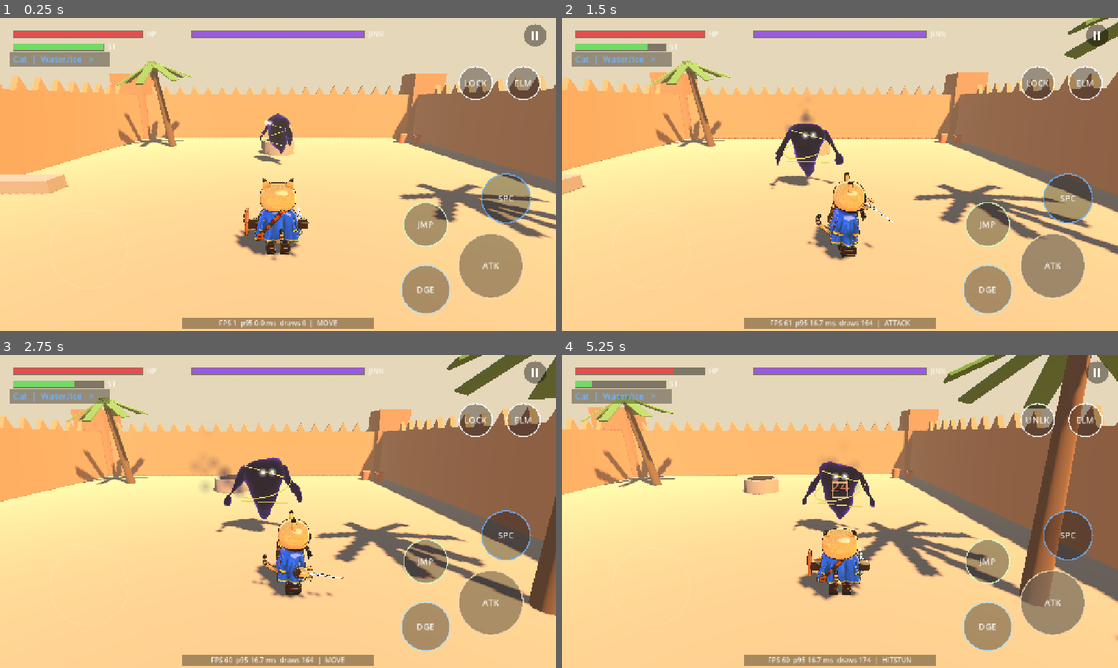
Above: before the commit, frames 1-4 (two rows, left to right).
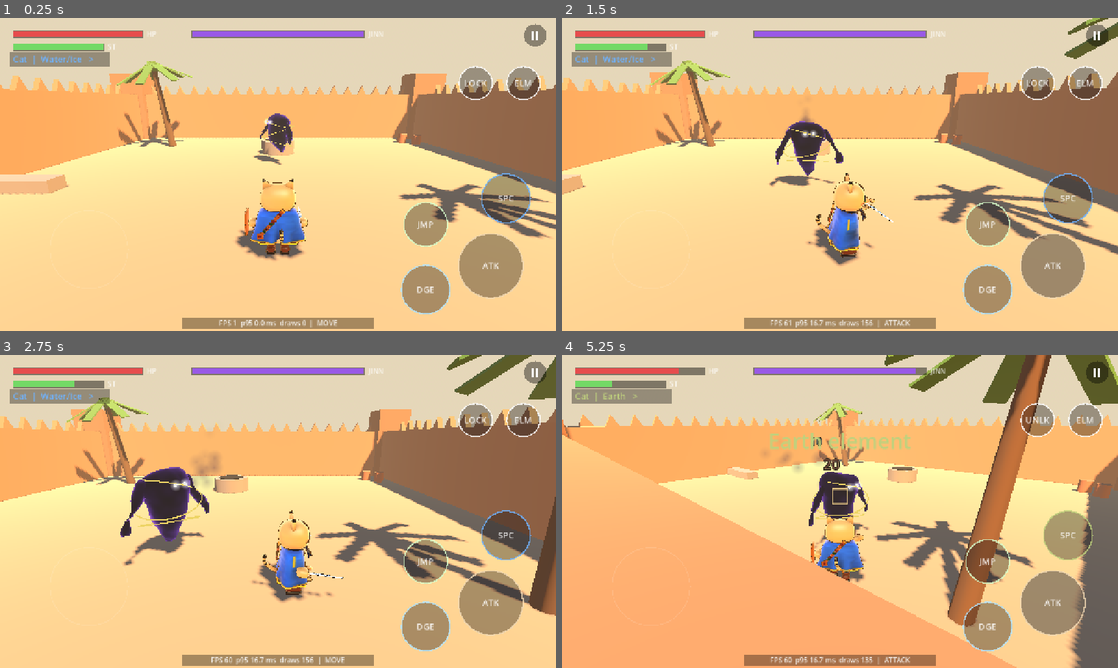
Above: after the commit, the same moments.

Repository: hafid753-rgb/desertgame
Game: Godot game, scene res://game/main.tscn
The game is run twice, just before and just after one commit, with the same random seed, the same clock (stepped at 60 frames per second) and the same inputs.
Inputs (mouse positions are in pixels of both pictures, inside the frame that each line leads up to):
- Up to frame 1 (0.25 s): no input
- Up to frame 2 (1.5 s): tap Enter at 0.5 s; move the mouse to (962, 158) at 0.52 s; hold D (move_right) 0.53-1.25 s; tap F (act) at 0.6 s; click (962, 158) at 0.67 s; tap Space (jump) at 0.77 s; tap 1 (species) at 0.8 s; drag from (728, 190) to (812, 237) at 1.27 s
- Up to frame 3 (2.75 s): move the mouse to (333, 442) at 2.02 s; hold D (move_right) from 2.03 s (still down); tap F (act) at 2.1 s; tap 1 (species) at 2.3 s
- Up to frame 4 (5.25 s): release D (move_right) at 2.75 s; drag from (812, 574) to (673, 464) at 2.77 s; move the mouse to (1006, 558) at 3.52 s; hold A (move_left) 3.53-4.25 s; tap Q (cycle_target) at 3.6 s; tap Space (jump) at 3.77 s; tap 1 (species) at 3.8 s; drag from (673, 464) to (756, 433) at 4.27 s; move the mouse to (867, 511) at 5.02 s; hold S (move_back) from 5.03 s (still down); tap E (element) at 5.1 s; click (867, 511) at 5.17 s

The runs differ from the first frame. In frame 1, 1.2% of the frame differs, in the area x 42-56%, y 30-77%; in frame 2, 1.4%; in frame 3, 5.3%; in frame 4, 62%, in the area x 0-100%, y 0-100%.

Commit message:
v1.0: Nintendo-style storybook look, clean A-line daraa
- Lighting: wrapped diffuse with a soft cel step, light lavender shadows,
  warm soft rim; per-material presets (skin satin, fabric velvet sheen,
  glossy eyes, leather boots); thin warm outlines
- Faces: cheek blush, smooth decal markings, fused mitten hands
- Daraa: wide A-line boubou, few large soft folds, wavy hem with a rolled gold
  edge, gold sleeve seams, embroidered yoke, V slit and chest pocket; brighter
  bazin palettes (sky blue, white, royal indigo)
- Tagelmust turbans with a domed crown and crossing wraps; indigo hawli
- Fur kept as an option (CharacterArt.fur_enabled), off by default

Co-Authored-By: Claude Opus 5.5 <noreply@anthropic.com>
Claude-Session: https://claude.ai/code/session_01FJKj7YND72GBSTHM8TTJ61

Diff:
--- a/game/actors/player/creature_model.gd
+++ b/game/actors/player/creature_model.gd
@@ -56,6 +56,9 @@
 
 var _mat: ShaderMaterial
 var _cloth_mat: ShaderMaterial
+var _fabric_mat: ShaderMaterial
+var _gloss_mat: ShaderMaterial
+var _leather_mat: ShaderMaterial
 var _sword_mat: ShaderMaterial
 var enchanted: bool = false
 var _glow_mat: StandardMaterial3D
@@ -67,7 +70,11 @@
 
 func build(data: Dictionary) -> void:
 	_species_key = str(data["name"]).to_lower()
-	_mat = CharacterArt.toon_material(_outline_color(data))
+	var oc := _outline_color(data)
+	_mat = CharacterArt.toon_material(oc, 0.007, "skin")
+	_fabric_mat = CharacterArt.toon_material(oc, 0.007, "fabric")
+	_gloss_mat = CharacterArt.toon_material(oc, 0.0, "gloss")
+	_leather_mat = CharacterArt.toon_material(oc, 0.007, "leather")
 	var parts := CharacterArt.load_parts(ART_DIR + _species_key + ".glb")
 	var gear := CharacterArt.load_parts(ART_DIR + "equipment.glb")
 
@@ -115,6 +122,7 @@
 		shield = gear["Shield"]
 		(shield as MeshInstance3D).material_override = _mat
 	set_armed(false, true)
+	_apply_materials()
 	_attach_fur(parts)
 	for k in parts:
 		if (parts[k] as Node).get_parent() == null:
@@ -342,8 +350,9 @@
 	element_glow.scale = Vector3.ONE * (0.6 + charge * 0.5)
 
 	_flash = maxf(0.0, _flash - delta * 6.0)
-	_mat.set_shader_parameter("flash", _flash * 0.9)
-	_mat.set_shader_parameter("flash_color", _flash_color)
+	for m in [_mat, _fabric_mat, _leather_mat]:
+		m.set_shader_parameter("flash", _flash * 0.9)
+		m.set_shader_parameter("flash_color", _flash_color)
 
 
 func _hand(parts: Dictionary, prefix: String, pos: Vector3, table: Dictionary) -> Node3D:
@@ -360,6 +369,19 @@
 		pivot.add_child(mi)
 		table[pose] = mi
 	return pivot
+
+
+## Cloth reads matte with a velvet sheen, eyes glossy, boots leathery.
+func _apply_materials() -> void:
+	for n in [body, hawli, turban]:
+		if n is MeshInstance3D:
+			(n as MeshInstance3D).material_override = _fabric_mat
+	for n in [foot_r, foot_l, scabbard]:
+		if n is MeshInstance3D:
+			(n as MeshInstance3D).material_override = _leather_mat
+	for n in [eyes, eyes_closed]:
+		if n is MeshInstance3D:
+			(n as MeshInstance3D).material_override = _gloss_mat
 
 
 ## Shell fur meshes ("<Part>_fur") ride on their base part, so they follow
@@ -446,4 +468,4 @@
 
 func _outline_color(data: Dictionary) -> Color:
 	var fur: Color = data["fur"]
-	return fur.darkened(0.78)
+	return fur.darkened(0.62)
--- a/game/art/character_art.gd
+++ b/game/art/character_art.gd
@@ -14,7 +14,7 @@
 	"rabbit": [0.024, 78.0, 0.9, 0.35],
 }
 ## Global switch: vinyl (false) or flocked-fur (true) finish.
-static var fur_enabled := true
+static var fur_enabled := false
 
 
 ## Shell fur material for a species, or null for scaly ones.
@@ -35,12 +35,34 @@
 static func cloth_material() -> ShaderMaterial:
 	var m := ShaderMaterial.new()
 	m.shader = TOON_DOUBLE
+	preset(m, "fabric")
 	return m
 
 
-static func toon_material(outline_color: Color = Color(0.14, 0.08, 0.07), thickness: float = 0.012) -> ShaderMaterial:
+## Material presets for the soft storybook look.
+##   skin   satin, small soft highlight (heads, hands, ears, tails)
+##   fabric matte with a velvet sheen (daraa, hawli, sarouel)
+##   gloss  sharp highlight (eyes, boots' polish is "leather")
+##   leather a little sheen and a soft highlight
+const PRESETS := {
+	"skin": {"spec_strength": 0.16, "spec_power": 22.0, "spec_sharp": 0.0, "sheen_strength": 0.0, "rim_strength": 0.4},
+	"fabric": {"spec_strength": 0.0, "spec_power": 8.0, "spec_sharp": 0.0, "sheen_strength": 0.28, "rim_strength": 0.25},
+	"gloss": {"spec_strength": 0.9, "spec_power": 90.0, "spec_sharp": 1.0, "sheen_strength": 0.0, "rim_strength": 0.2},
+	"leather": {"spec_strength": 0.22, "spec_power": 30.0, "spec_sharp": 0.4, "sheen_strength": 0.1, "rim_strength": 0.25},
+}
+
+
+static func preset(m: ShaderMaterial, kind: String) -> ShaderMaterial:
+	var p: Dictionary = PRESETS.get(kind, PRESETS["skin"])
+	for k in p:
+		m.set_shader_parameter(k, p[k])
+	return m
+
+
+static func toon_material(outline_color: Color = Color(0.14, 0.08, 0.07), thickness: float = 0.007, kind: String = "skin") -> ShaderMaterial:
 	var m := ShaderMaterial.new()
 	m.shader = TOON
+	preset(m, kind)
 	if thickness > 0.0:
 		var o := ShaderMaterial.new()
 		o.shader = OUTLINE
--- a/tools/portrait.gd
+++ b/tools/portrait.gd
@@ -15,15 +15,22 @@
 	add_child(root)
 	var sun := DirectionalLight3D.new()
 	sun.rotation = Vector3(deg_to_rad(-45), deg_to_rad(30), 0)
-	sun.light_energy = 0.9
+	sun.light_energy = 0.85
 	sun.shadow_enabled = true
 	root.add_child(sun)
 	var env := Environment.new()
-	env.background_mode = Environment.BG_COLOR
-	env.background_color = Color(0.86, 0.74, 0.56)
-	env.ambient_light_source = Environment.AMBIENT_SOURCE_COLOR
-	env.ambient_light_color = Color(0.9, 0.85, 0.8)
+	var sky := Sky.new()
+	var sm := ProceduralSkyMaterial.new()
+	sm.sky_top_color = Color(0.42, 0.62, 0.9)
+	sm.sky_horizon_color = Color(0.9, 0.86, 0.78)
+	sm.ground_horizon_color = Color(0.86, 0.74, 0.56)
+	sm.ground_bottom_color = Color(0.7, 0.56, 0.4)
+	sky.sky_material = sm
+	env.background_mode = Environment.BG_SKY
+	env.sky = sky
+	env.ambient_light_source = Environment.AMBIENT_SOURCE_SKY
 	env.ambient_light_energy = 0.45
+	env.tonemap_white = 1.6
 	env.tonemap_mode = Environment.TONE_MAPPER_FILMIC
 	var we := WorldEnvironment.new()
 	we.environment = env
@@ -33,7 +40,7 @@
 	pm.size = Vector2(20, 20)
 	floor_mi.mesh = pm
 	var fm := StandardMaterial3D.new()
-	fm.albedo_color = Color(0.78, 0.64, 0.45)
+	fm.albedo_color = Color(0.6, 0.48, 0.34)
 	floor_mi.material_override = fm
 	root.add_child(floor_mi)
 	var x := -2.4
Not shown, changed: export_presets.cfg
Binary file changed: game/art/characters/cat.glb
Binary file changed: game/art/characters/fennec.glb
Binary file changed: game/art/characters/jinn.glb
Binary file changed: game/art/characters/rabbit.glb
Not shown, changed: game/shaders/toon_common_light.gdshaderinc
